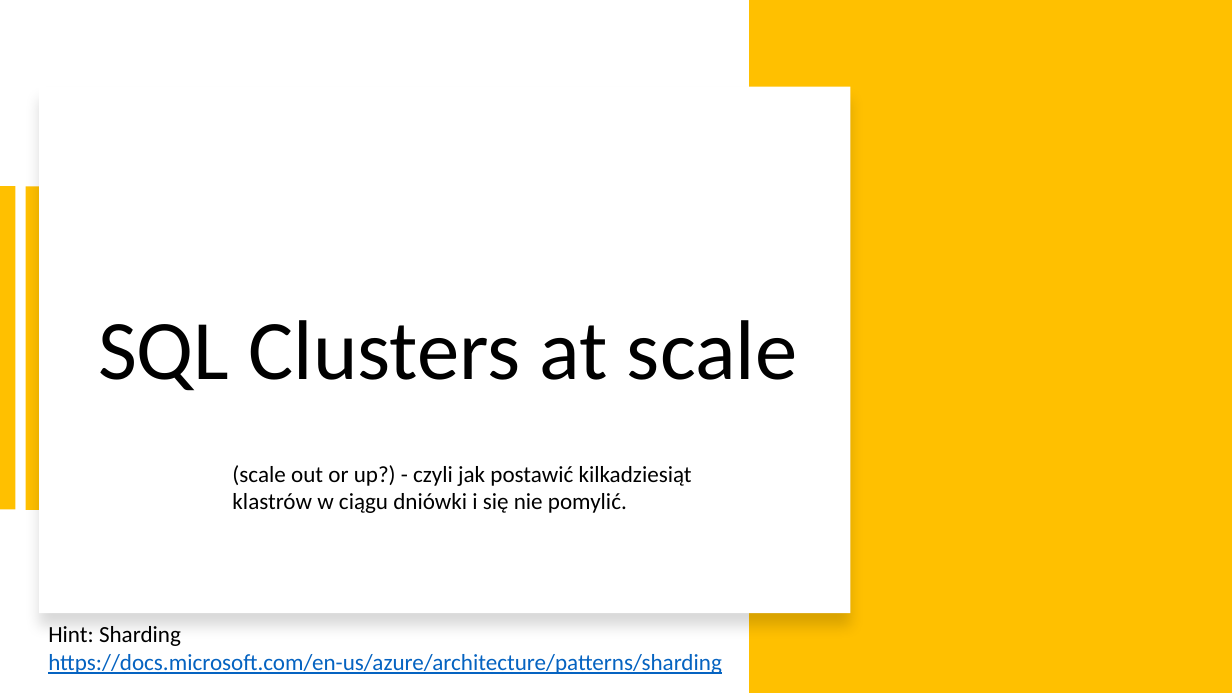
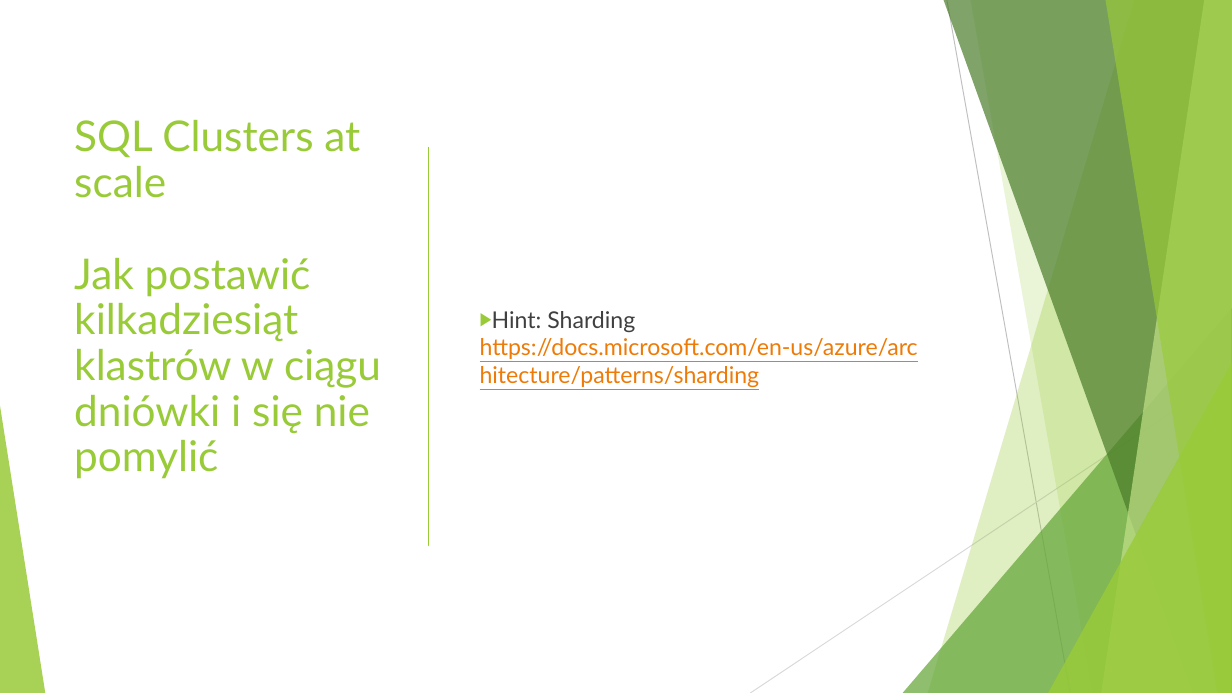
Before and after one commit to lukaszherman/datacommunity2020, a slide deck: slide 10 of MSSQL okiem DBA.pptx. Drawn at 1232x693 pixels with LibreOffice and Linux fonts; fonts in the diff are those of the drawing. Boxes give left, top, right and bottom in pixels: in the first picture for what was removed or moved away, otherwise in the second. Text is boxed around its words. In the diff, an @@ line names an element or a change of style, - is before the commit and + after.

```diff
--- a/MSSQL okiem DBA.pptx
+++ b/MSSQL okiem DBA.pptx
@@ rectangle removed at (x1=750, y1=0, x2=1232, y2=693) @@
@@ rectangle removed at (x1=39, y1=87, x2=850, y2=614) @@
@@ text "Hint: Sharding https://docs.microsoft.com/en-us/azure/archit ..." moved from (x1=48, y1=626, x2=722, y2=674) to (x1=480, y1=311, x2=918, y2=388) @@
@@ text "Hint: Sharding https://docs.microsoft.com/en-us/azure/archit ..." at (x1=480, y1=311, x2=918, y2=388): font Calibri to Lato; text colour #000000 to #404040 in "Hint: Sharding"; text colour #0563C1 to #EE7B08 in "https://docs.microsoft.com/en-us/azure/architecture/patterns ..."; bullet none to ▶; more space between paragraphs; vertical alignment top to middle @@
@@ title at (x1=74, y1=120, x2=381, y2=479): text changed; size 66 to 33 pt; font Calibri to Lato; text colour #000000 to #99CB38 @@
-SQL Clusters at scale
+SQL Clusters at scale
+Jak postawić kilkadziesiąt klastrów w ciągu dniówki i się nie pomylić
@@ line added from (429, 148) to (429, 545), #99CB38 1 pt @@
@@ rectangle removed at (x1=0, y1=186, x2=15, y2=510) @@
@@ rectangle removed at (x1=25, y1=186, x2=41, y2=510) @@
@@ group added at (x1=0, y1=0, x2=1232, y2=693): 5 freeform shapes, 3 triangles, 2 lines @@
@@ text removed at (x1=232, y1=465, x2=692, y2=513) @@
-(scale out or up?) - czyli jak postawić kilkadziesiąt klastrów w ciągu dniówki i się nie pomylić.
```
Also in this commit, not shown: 22 other slides changed, 1 slide added, 1 slide removed.
